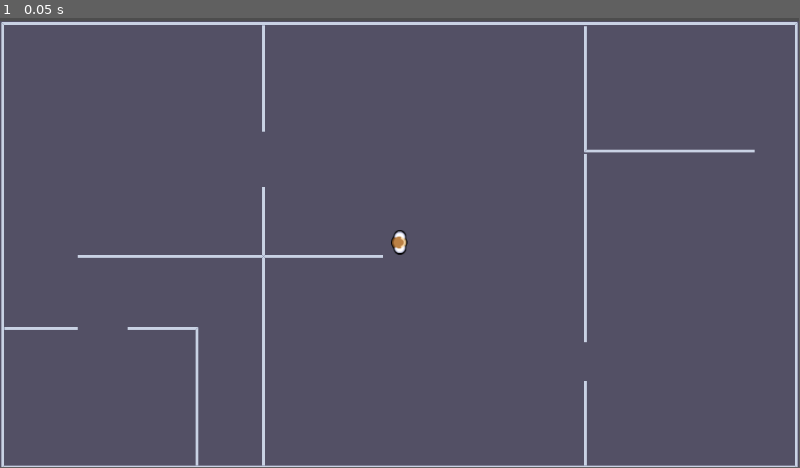
Above: before the commit, frame 1.
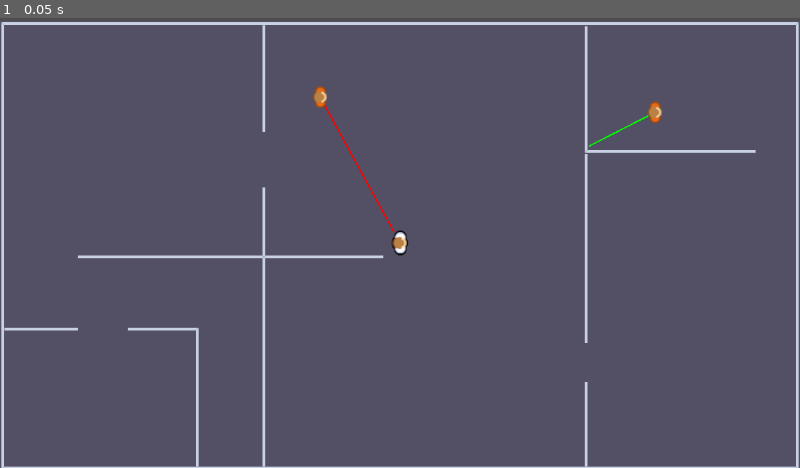
Above: after the commit, the same moment.

Repository: ImJustJC/a-mask-2-mask
Game: Godot game, scene res://Scenes/playground.tscn
The game is run twice, just before and just after one commit, with the same random seed, the same clock (stepped at 60 frames per second) and the same inputs.
Inputs:
- Up to frame 1 (0.05 s): no input
In our replay, the window is 799x449 before the commit and 800x450 after it. These sizes can differ from the game's own. Grey fills any space a smaller window leaves; there, only what the larger window draws over its background counts as a difference.

The runs differ from the first frame. In frame 1, 1.9% of the frame differs, in the area x 0-100%, y 0-100%.

Commit message:
Enemy raycasting detection

Diff:
--- a/Scenes/Prefabs/Security.tscn
+++ b/Scenes/Prefabs/SecurityGuy.tscn
@@ -2,15 +2,11 @@
 
 [ext_resource type="Script" uid="uid://cgr82n37xldwd" path="res://Scripts/SecurityGuy.gd" id="1_05mp5"]
 [ext_resource type="Texture2D" uid="uid://00ybu8jb274o" path="res://Assets/KenneySports/Red/characterRed (1).png" id="1_mvuso"]
-[ext_resource type="Script" uid="uid://dj60v35o5gdow" path="res://Scripts/ViewRange.gd" id="3_mofsf"]
 
 [sub_resource type="RectangleShape2D" id="RectangleShape2D_l6dy3"]
 size = Vector2(20, 32)
 
-[node name="SecurityGuy" type="RigidBody2D" unique_id=27307593]
-gravity_scale = 0.0
-lock_rotation = true
-freeze = true
+[node name="SecurityGuy" type="StaticBody2D" unique_id=630073154]
 script = ExtResource("1_05mp5")
 
 [node name="CollisionShape2D" type="CollisionShape2D" parent="." unique_id=454672707]
@@ -18,6 +14,3 @@
 
 [node name="CharacterRed(1)" type="Sprite2D" parent="." unique_id=779641606]
 texture = ExtResource("1_mvuso")
-
-[node name="ViewRange" type="Node2D" parent="." unique_id=1377950331]
-script = ExtResource("3_mofsf")
--- a/Scenes/playground.tscn
+++ b/Scenes/playground.tscn
@@ -6,6 +6,8 @@
 [ext_resource type="Texture2D" uid="uid://bcthjhi71an8g" path="res://Assets/KenneySports/White/characterWhite (1).png" id="3_u4ce8"]
 [ext_resource type="PackedScene" uid="uid://c0psy4x53uq38" path="res://Scenes/Prefabs/PickupMask.tscn" id="4_qyfof"]
 [ext_resource type="PackedScene" uid="uid://kpvv5w17jkd5" path="res://Scenes/GameUI.tscn" id="5_3e07v"]
+[ext_resource type="Script" uid="uid://bsnd3ks4k631y" path="res://Scripts/EnemyManager.gd" id="7_opmy1"]
+[ext_resource type="PackedScene" uid="uid://b2pd2npbcgrsq" path="res://Scenes/Prefabs/SecurityGuy.tscn" id="8_wqftc"]
 
 [sub_resource type="TileSetAtlasSource" id="TileSetAtlasSource_opmy1"]
 texture = ExtResource("1_vl51c")
@@ -120,7 +122,7 @@
 collision_layer = 17
 collision_mask = 17
 script = ExtResource("1_6xle2")
-SPEED = 250.0
+SPEED = 350.0
 UI_MANAGER = NodePath("../GameUi")
 
 [node name="CollisionShape2D" type="CollisionShape2D" parent="PlayerBody" unique_id=327632685]
@@ -135,8 +137,7 @@
 texture = ExtResource("3_u4ce8")
 
 [node name="Node2D" type="Node2D" parent="." unique_id=1572842821]
-visible = false
-position = Vector2(1183, -214)
+position = Vector2(1252, -154)
 
 [node name="PickMask_UP" parent="Node2D" unique_id=506158007 instance=ExtResource("4_qyfof")]
 position = Vector2(169, -54)
@@ -159,3 +160,16 @@
 MaskColorModulate = Color(1, 0, 1, 1)
 
 [node name="GameUi" parent="." unique_id=17978878 instance=ExtResource("5_3e07v")]
+
+[node name="Enemies" type="Node2D" parent="." unique_id=544438663 node_paths=PackedStringArray("WALL_TILE_LAYER", "MAIN_PLAYER")]
+script = ExtResource("7_opmy1")
+WALL_TILE_LAYER = NodePath("../Walls")
+MAIN_PLAYER = NodePath("../PlayerBody")
+
+[node name="SecurityGuy" parent="Enemies" unique_id=630073154 instance=ExtResource("8_wqftc")]
+position = Vector2(-115, -210)
+VIEW_RANGE = 1500.0
+
+[node name="SecurityGuy2" parent="Enemies" unique_id=957296422 instance=ExtResource("8_wqftc")]
+position = Vector2(367, -188)
+VIEW_RANGE = 1500.0
--- /dev/null
+++ b/Scripts/EnemyManager.gd
@@ -0,0 +1,30 @@
+class_name EnemyManager
+extends Node2D
+
+@export var WALL_TILE_LAYER : TileMapLayer;
+@export var MAIN_PLAYER : PlayerControl;
+
+var EnemyCollection : Dictionary[SecurityGuy, Array];
+
+func _ready() -> void:
+	for c in get_children():
+		if c is SecurityGuy:
+			EnemyCollection[c as SecurityGuy] = [false, Vector2.ZERO];
+
+func _process(_delta: float) -> void:
+	queue_redraw();
+
+func trigger_player_detected(bywho: SecurityGuy, detected: bool, intersectPoint : Vector2):
+	EnemyCollection[bywho] = [detected, intersectPoint];
+
+func get_player_position() -> Vector2:
+	return MAIN_PLAYER.position;
+func get_player_global_position() -> Vector2:
+	return MAIN_PLAYER.global_position;
+
+func _draw() -> void:
+	for sg in EnemyCollection:
+		draw_line(sg.position,
+		 EnemyCollection[sg][1],
+		 Color.RED if EnemyCollection[sg][0] else Color.GREEN,
+		 2);
--- a/Scripts/SecurityGuy.gd
+++ b/Scripts/SecurityGuy.gd
@@ -1,11 +1,23 @@
-extends Node2D
+class_name SecurityGuy
+extends StaticBody2D
 
+@export var VIEW_RANGE : float = 300;
 
-# Called when the node enters the scene tree for the first time.
+var ParentManager : EnemyManager;
+var PlayerPosition : Vector2;
+
 func _ready() -> void:
-	pass # Replace with function body.
+	assert(get_parent() is EnemyManager);
+	ParentManager = get_parent() as EnemyManager;
 
-
-# Called every frame. 'delta' is the elapsed time since the previous frame.
-func _process(delta: float) -> void:
-	pass
+func _physics_process(_delta: float) -> void:
+	PlayerPosition = ParentManager.get_player_position();
+	var distance = PlayerPosition.distance_to(self.position);
+	if distance <= VIEW_RANGE:
+		var space2d : PhysicsDirectSpaceState2D = get_world_2d().direct_space_state;
+		var query = PhysicsRayQueryParameters2D.create(self.position, PlayerPosition);
+		var result = space2d.intersect_ray(query);
+		var playerVisible = result.collider is PlayerControl
+		ParentManager.trigger_player_detected(self, playerVisible, result.position)
+	else:
+		ParentManager.trigger_player_detected(self, false, Vector2.ZERO);
--- a/Scripts/ViewRange.gd
+++ b/Scripts/ViewRange.gd
@@ -2,23 +2,10 @@
 class_name ViewRange
 extends Node2D
 
-@export var CONE_RANGE : float = 400;
-@export_range(0, 360) var CONE_ANGLE : float = 40:
-	set(value):
-		CONE_ANGLE = value;
-		HalfAngleRad = deg_to_rad(value * 0.5);
-
-var HalfAngleRad : float;
+@export var RANGE : float = 200;
 
 func _process(_delta: float) -> void:
 	queue_redraw();
 
 func _draw() -> void:
-	var pointA : Vector2 = self.position + CONE_RANGE * Vector2(
-		cos(HalfAngleRad), sin(HalfAngleRad)).normalized();
-	var pointC : Vector2 = self.position + CONE_RANGE * Vector2(
-		cos(HalfAngleRad), -sin(HalfAngleRad)).normalized();
-	var pointArray : PackedVector2Array;
-	pointArray.append_array([pointA, self.position, pointC]);
-	#print(pointA)
-	draw_polygon(pointArray, [Color(0, 1, 0, 0.3)]);
+	draw_circle(self.position, RANGE, Color.INDIAN_RED, 0, 2);
--- a/project.godot
+++ b/project.godot
@@ -14,6 +14,11 @@
 run/main_scene="uid://bfhryeq0vjur8"
 config/features=PackedStringArray("4.6", "GL Compatibility")
 config/icon="res://icon.svg"
+
+[display]
+
+window/stretch/mode="viewport"
+window/stretch/aspect="keep_height"
 
 [input]
 
Not shown, added: Scripts/EnemyManager.gd.uid
